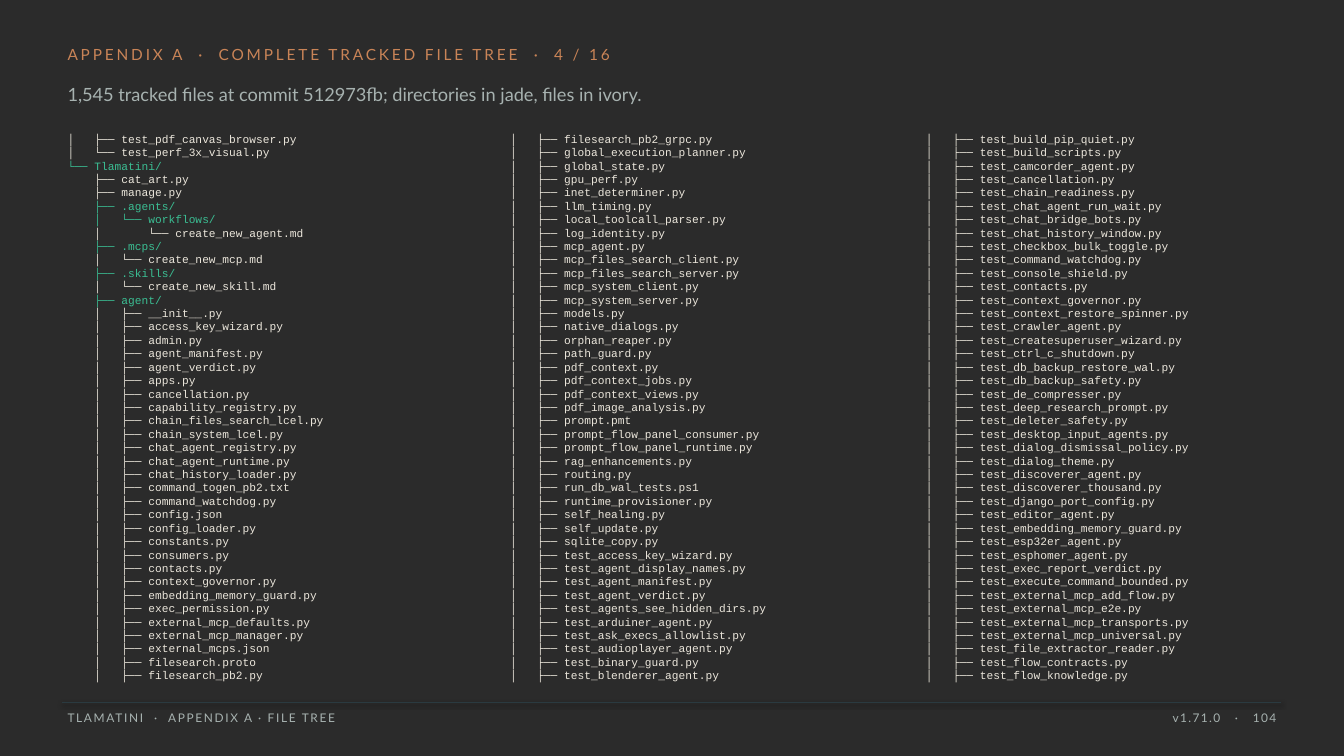
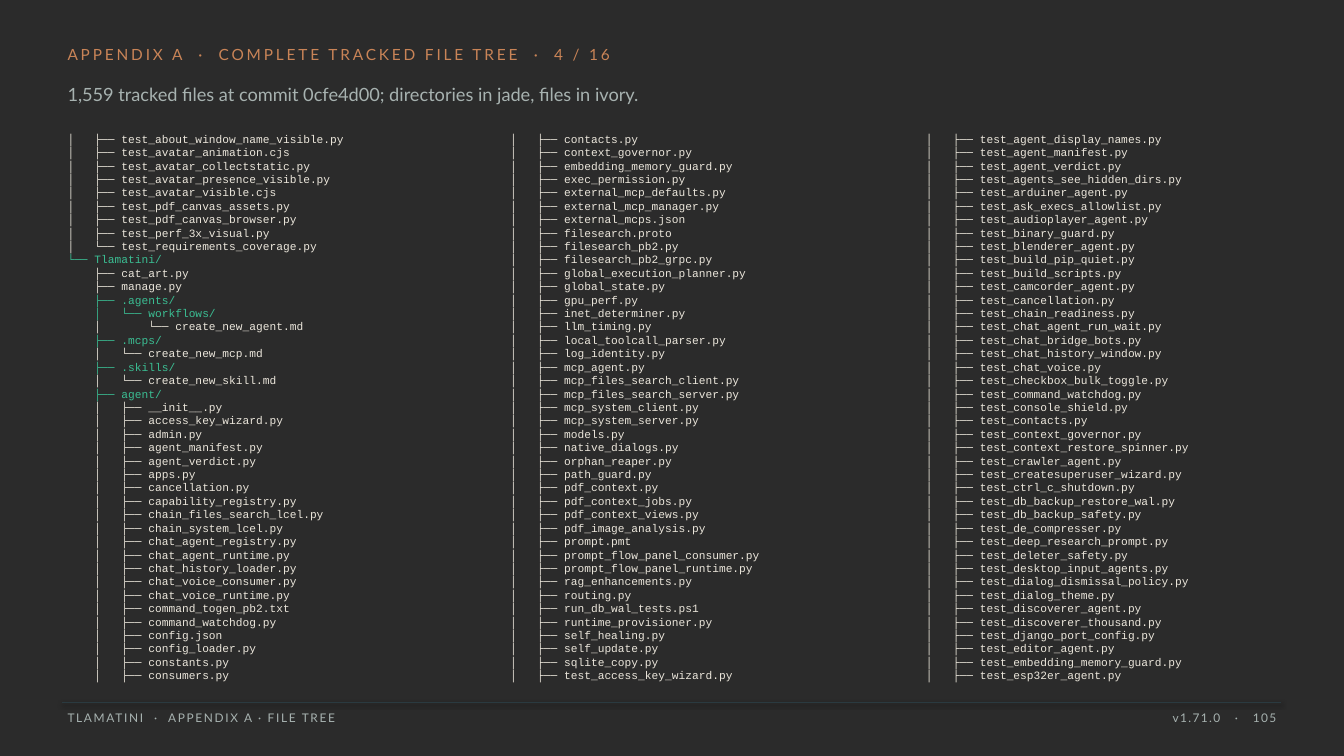
Before and after one commit to XAIHT/Tlamatini, a slide deck: slide 105 of Tlamatini_eXtended_Artificial_Intelligence_Humanly_Tempered.pptx (slide 104 before the commit). Drawn at 1344x756 pixels with LibreOffice and Linux fonts; fonts in the diff are those of the drawing; background and template pictures are left out; a plain dark background stands for a picture behind light text. Boxes give left, top, right and bottom in pixels: in the first picture for what was removed or moved away, otherwise in the second. Text is boxed around its words. In the diff, an @@ line names an element or a change of style, - is before the commit and + after.

```diff
--- a/Tlamatini_eXtended_Artificial_Intelligence_Humanly_Tempered.pptx
+++ b/Tlamatini_eXtended_Artificial_Intelligence_Humanly_Tempered.pptx
@@ text at (68,87,638,104): text changed @@
-1,545 tracked files at commit 512973fb; directories in jade, files in ivory.
+1,559 tracked files at commit 0cfe4d00; directories in jade, files in ivory.
@@ text at (121,135,343,213): paragraphs added @@
+│ ├── test_about_window_name_visible.py
+│ ├── test_avatar_animation.cjs
+│ ├── test_avatar_collectstatic.py
+│ ├── test_avatar_presence_visible.py
+│ ├── test_avatar_visible.cjs
+│ ├── test_pdf_canvas_assets.py
@@ text at (564,135,732,253): paragraphs added @@
+│ ├── contacts.py
+│ ├── context_governor.py
+│ ├── embedding_memory_guard.py
+│ ├── exec_permission.py
+│ ├── external_mcp_defaults.py
+│ ├── external_mcp_manager.py
+│ ├── external_mcps.json
+│ ├── filesearch.proto
+│ ├── filesearch_pb2.py
@@ text at (980,135,1182,253): paragraphs added @@
+│ ├── test_agent_display_names.py
+│ ├── test_agent_manifest.py
+│ ├── test_agent_verdict.py
+│ ├── test_agents_see_hidden_dirs.py
+│ ├── test_arduiner_agent.py
+│ ├── test_ask_execs_allowlist.py
+│ ├── test_audioplayer_agent.py
+│ ├── test_binary_guard.py
+│ ├── test_blenderer_agent.py
@@ text at (121,229,316,253): text changed @@
-│ └── test_perf_3x_visual.py
+│ ├── test_perf_3x_visual.py
+│ └── test_requirements_coverage.py
@@ text at (980,363,1101,374): paragraph added @@
+│ ├── test_chat_voice.py
@@ text at (148,564,316,682): paragraphs removed @@
-│ ├── contacts.py
-│ ├── context_governor.py
-│ ├── embedding_memory_guard.py
-│ ├── exec_permission.py
-│ ├── external_mcp_defaults.py
-│ ├── external_mcp_manager.py
-│ ├── external_mcps.json
-│ ├── filesearch.proto
-│ ├── filesearch_pb2.py
@@ text at (564,564,766,682): paragraphs removed @@
-│ ├── test_agent_display_names.py
-│ ├── test_agent_manifest.py
-│ ├── test_agent_verdict.py
-│ ├── test_agents_see_hidden_dirs.py
-│ ├── test_arduiner_agent.py
-│ ├── test_ask_execs_allowlist.py
-│ ├── test_audioplayer_agent.py
-│ ├── test_binary_guard.py
-│ ├── test_blenderer_agent.py
@@ text at (980,551,1189,682): paragraphs removed @@
-│ ├── test_esphomer_agent.py
-│ ├── test_exec_report_verdict.py
-│ ├── test_execute_command_bounded.py
-│ ├── test_external_mcp_add_flow.py
-│ ├── test_external_mcp_e2e.py
-│ ├── test_external_mcp_transports.py
-│ ├── test_external_mcp_universal.py
-│ ├── test_file_extractor_reader.py
-│ ├── test_flow_contracts.py
-│ ├── test_flow_knowledge.py
@@ text at (148,578,296,602): paragraphs added @@
+│ ├── chat_voice_consumer.py
+│ ├── chat_voice_runtime.py
@@ text at (1173,713,1276,722): text changed @@
-v1.71.0 · 104
+v1.71.0 · 105
```
Also in this commit, not shown: 95 other slides changed, 1 slide added, 42 other files.
